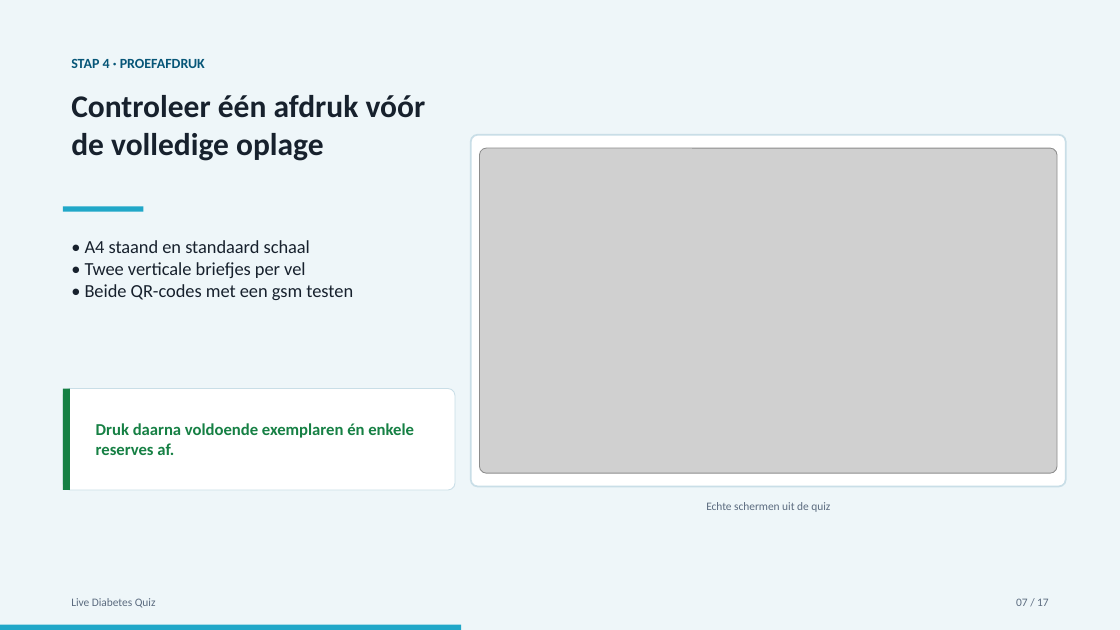
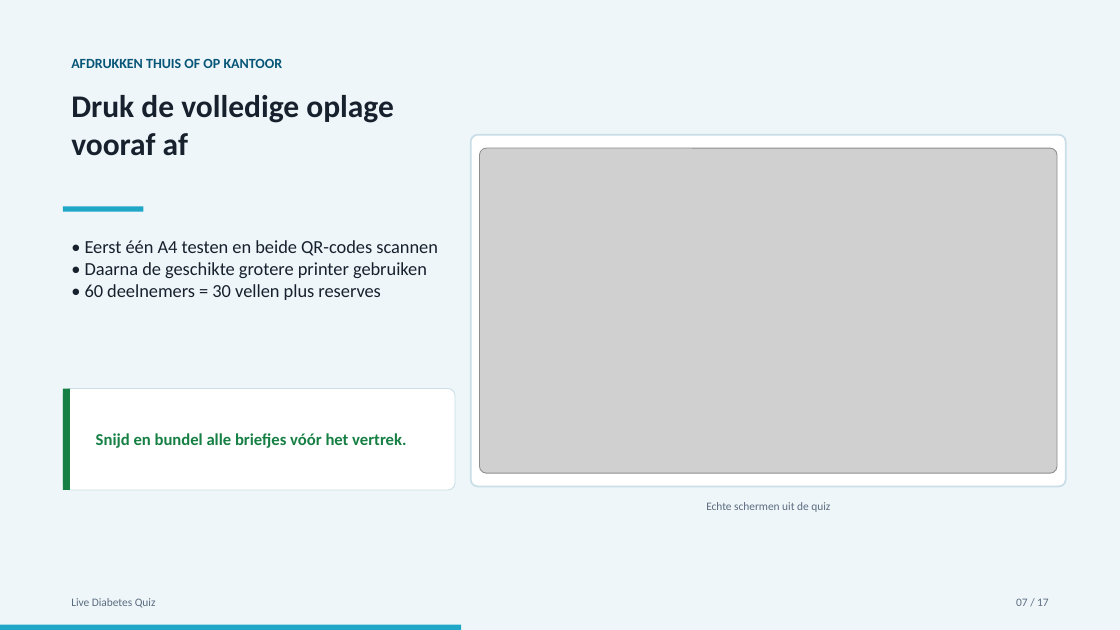
Before and after one commit to Fredje4711/live-diabetes-quiz, a slide deck: slide 7 of video-handleiding/Live-Diabetes-Quiz-storyboard.pptx. Drawn at 1120x630 pixels with LibreOffice and Linux fonts; fonts in the diff are those of the drawing; grey boxes stand for pictures. Boxes give left, top, right and bottom in pixels: in the first picture for what was removed or moved away, otherwise in the second. Text is boxed around its words. In the diff, an @@ line names an element or a change of style, - is before the commit and + after.

Commit message:
Verduidelijk vooraf afdrukken en verbinding maken

```diff
--- a/video-handleiding/Live-Diabetes-Quiz-storyboard.pptx
+++ b/video-handleiding/Live-Diabetes-Quiz-storyboard.pptx
@@ text at [71,59,283,68]: text changed @@
-STAP 4 · PROEFAFDRUK
+AFDRUKKEN THUIS OF OP KANTOOR
@@ text at [71,95,394,156]: text changed @@
-Controleer één afdruk vóór de volledige oplage
+Druk de volledige oplage vooraf af
@@ text at [85,240,438,300]: text changed @@
-• A4 staand en standaard schaal
-• Twee verticale briefjes per vel
-• Beide QR-codes met een gsm testen
+• Eerst één A4 testen en beide QR-codes scannen
+• Daarna de geschikte grotere printer gebruiken
+• 60 deelnemers = 30 vellen plus reserves
@@ text at [96,433,406,448]: text changed @@
-Druk daarna voldoende exemplaren én enkele reserves af.
+Snijd en bundel alle briefjes vóór het vertrek.
```
Also in this commit, not shown: 7 other slides changed, 6 other files.
